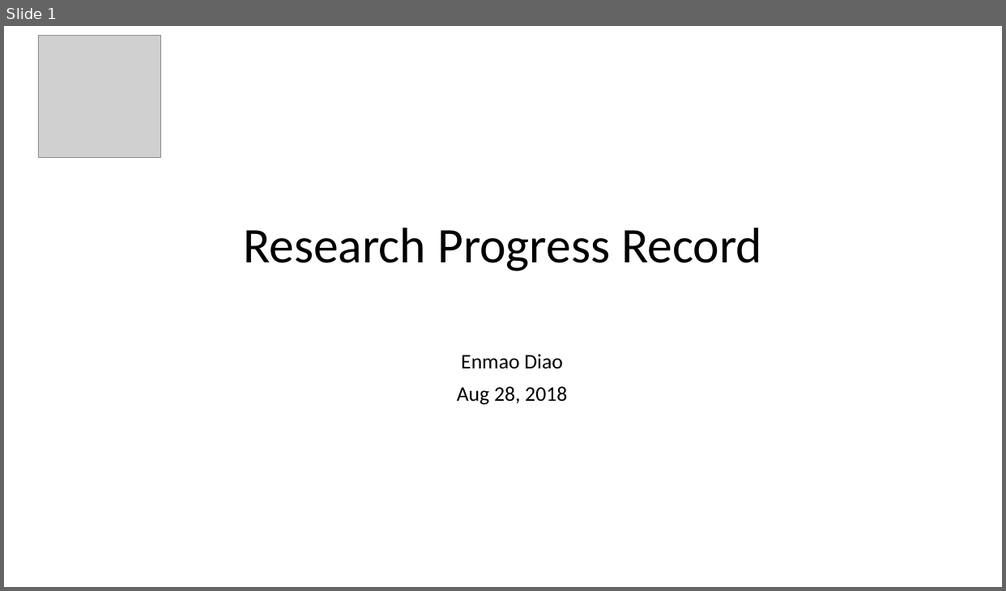
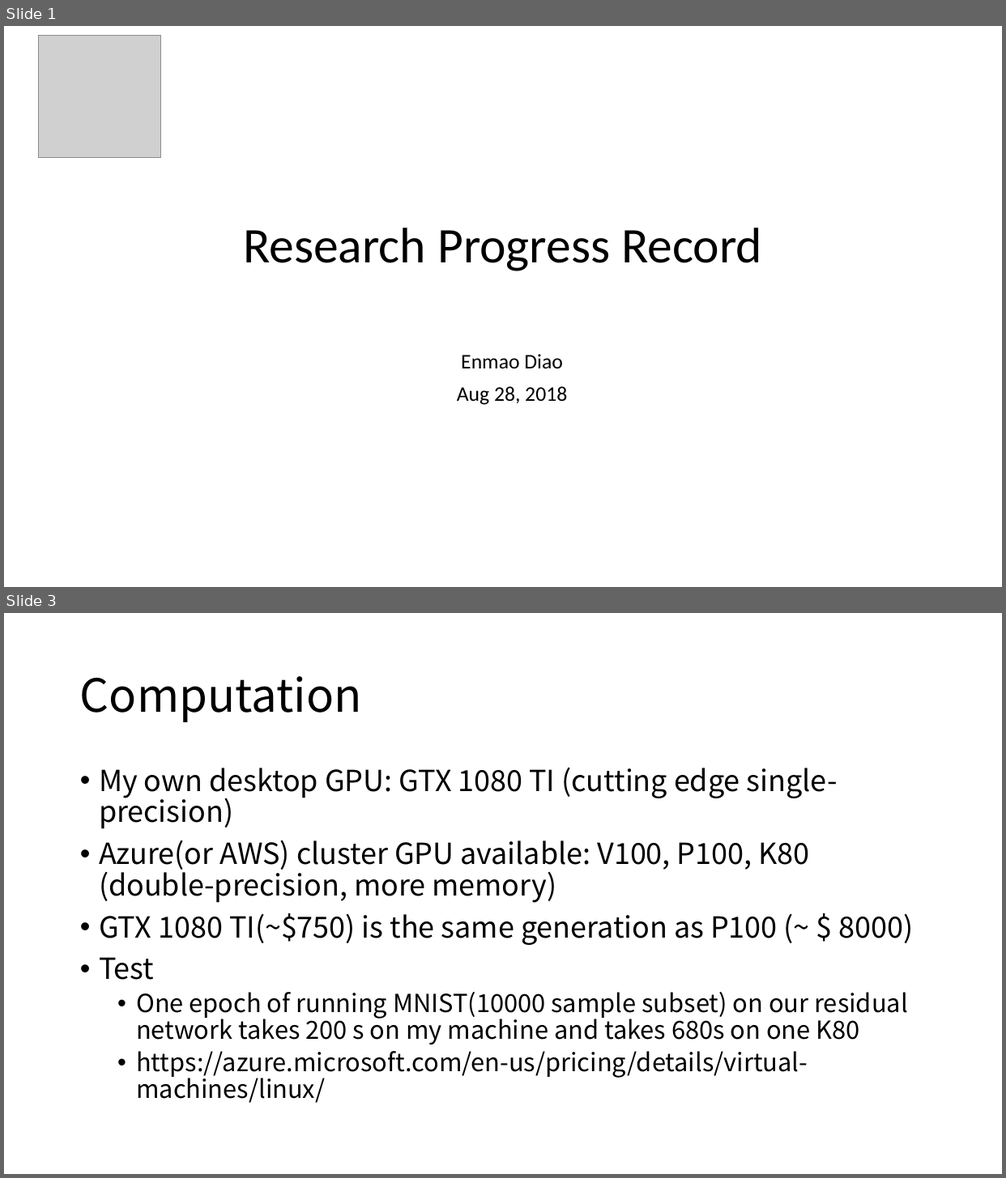
Before and after one commit to diaoenmao/Research, a slide deck: doc/Report/ongoing.pptx. Shown one above the other, each under a label of ours: slide 1 before the commit, slides 1 and 3 after it; the slides between them are not shown. The pictures are 1006x591 and 1006x1178 pixels, drawn with LibreOffice and Linux fonts; fonts in the diff are those of the drawing; grey boxes stand for pictures. Boxes give left, top, right and bottom in pixels: in the first picture for what was removed or moved away, otherwise in the second. Text is boxed around its words. In the diff, an @@ line names an element or a change of style, - is before the commit and + after.

```diff
--- a/doc/Report/ongoing.pptx
+++ b/doc/Report/ongoing.pptx
@@ slide 3 added at [4,613,1002,1174], background #FFFFFF @@
@@ title added at [80,676,362,722], 44 pt, text #000000 @@
+Computation
@@ text added at [99,767,914,1103], 28 pt, text #000000 @@
+• My own desktop GPU: GTX 1080 TI (cutting edge single-precision)
+• Azure(or AWS) cluster GPU available: V100, P100, K80 (double-precision, more memory)
+• GTX 1080 TI(~$750) is the same generation as P100 (~ $ 8000)
+• Test
+  • One epoch of running MNIST(10000 sample subset) on our residual network takes 200 s on my machine and takes 680s on one K80
+  • https://azure.microsoft.com/en-us/pricing/details/virtual-machines/linux/
```
Also in this commit, not shown: 7 slides changed, 2 other slides added.
